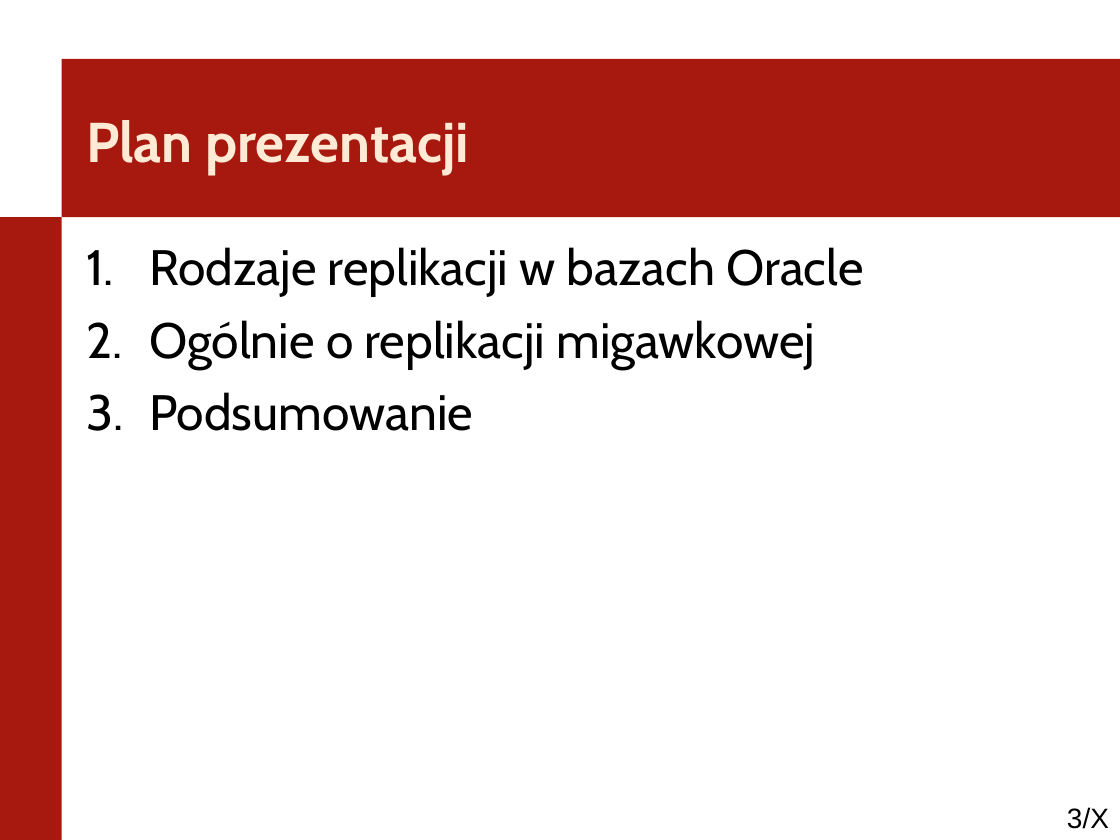
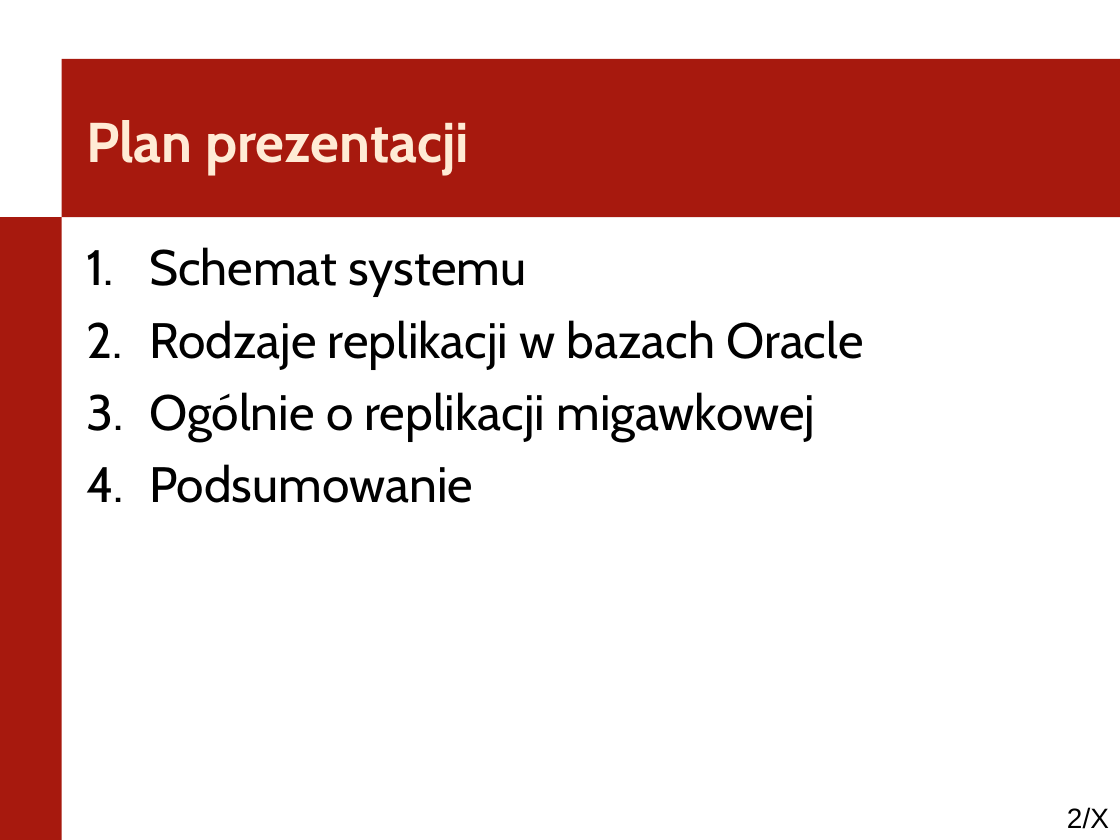
Before and after one commit to kaczanmo/projekt_bd_2013, a slide deck: slide 2 of prezentacja_1/prezentacja_1.ppt (slide 3 before the commit). Drawn at 1120x840 pixels with LibreOffice and Linux fonts; fonts in the diff are those of the drawing; background and template pictures are left out. Boxes give left, top, right and bottom in pixels: in the first picture for what was removed or moved away, otherwise in the second. Text is boxed around its words. In the diff, an @@ line names an element or a change of style, - is before the commit and + after.

```diff
--- a/prezentacja_1/prezentacja_1.ppt
+++ b/prezentacja_1/prezentacja_1.ppt
@@ text at (149, 247, 526, 296): paragraph added @@
+1. Schemat systemu
@@ page number at (1067, 807, 1109, 829): text changed @@
-3/X
+2/X
```
Also in this commit, not shown: 6 other slides changed, 8 slides added, 4 slides removed, 2 other files.
